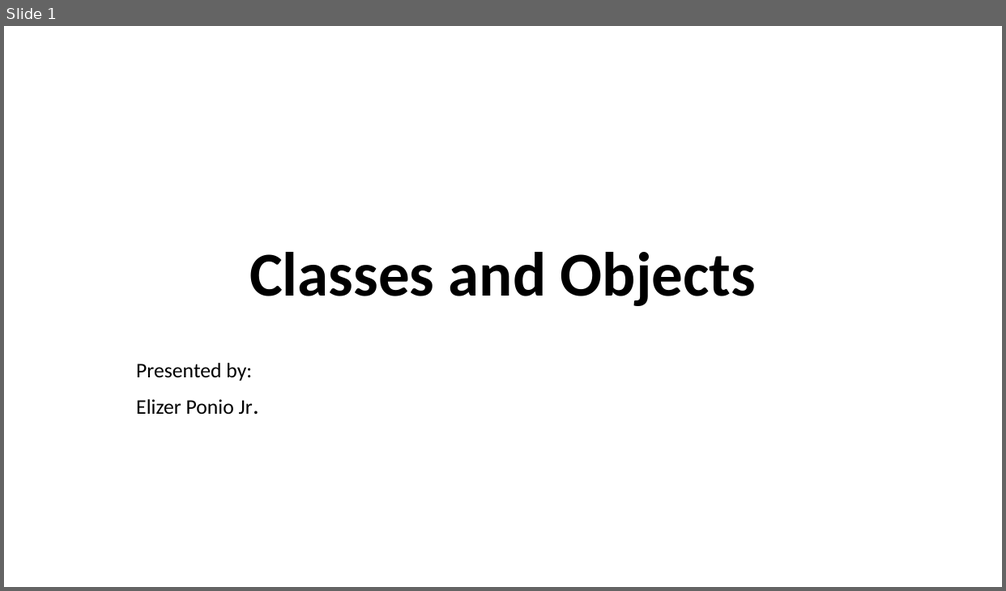
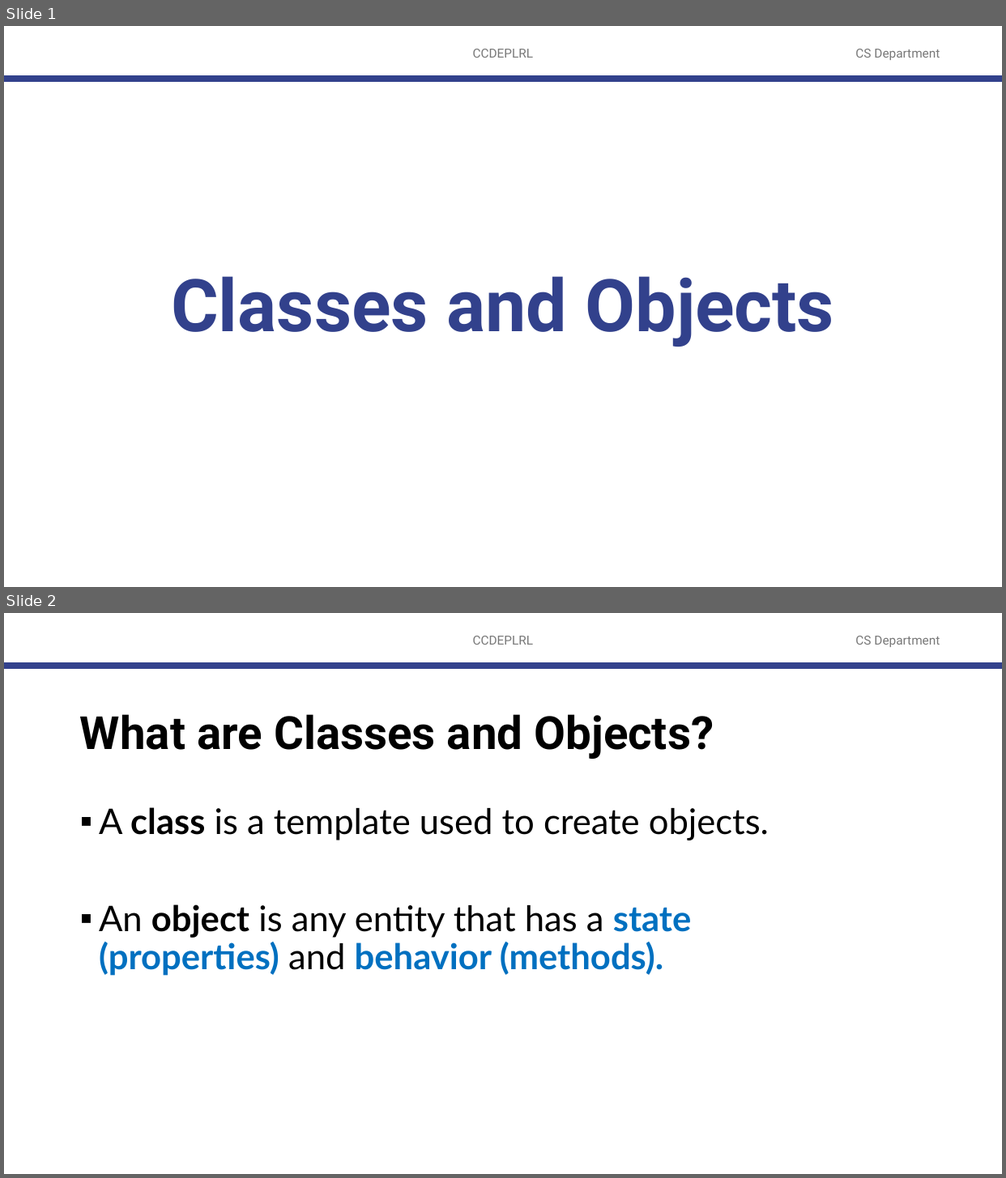
Before and after one commit to robitussin/CCOBJPGL, a slide deck: 1 - Fundamentals of Object Oriented Programming/classes_and_objects/Classes and Objects.pptx. Shown one above the other, each under a label of ours: slide 1 before the commit, slides 1 and 2 after it. The pictures are 1006x591 and 1006x1178 pixels, drawn with LibreOffice and Linux fonts; fonts in the diff are those of the drawing; background and template pictures are left out. Boxes give left, top, right and bottom in pixels: in the first picture for what was removed or moved away, otherwise in the second. Text is boxed around its words. In the diff, an @@ line names an element or a change of style, - is before the commit and + after.

```diff
--- a/1 - Fundamentals of Object Oriented Programming/classes_and_objects/Classes and Objects.pptx
+++ b/1 - Fundamentals of Object Oriented Programming/classes_and_objects/Classes and Objects.pptx
@@ slide 2 added at bbox=[4, 613, 1002, 1174], background #FFFFFF; not listed: 3 template elements that a slide beside it also shows @@
@@ title added at bbox=[80, 714, 714, 759], 44 pt, text #000000, bold @@
+What are Classes and Objects?
@@ text added at bbox=[99, 807, 769, 976], 34 pt, text #000000 @@
+▪ A class is a template used to create objects.
+▪ An object is any entity that has a state (properties) and behavior (methods).
@@ slide 1 changed as well @@
@@ text added at bbox=[473, 49, 534, 58], 12 pt, text #797979 @@
+CCDEPLRL
@@ text added at bbox=[855, 49, 940, 60], 12 pt, text #797979 @@
+CS Department
@@ line added from (4, 79) to (1002, 79), #32418C 6 pt @@
@@ title "Classes and Objects": place and size @@
-title "Classes and Objects" at bbox=[249, 252, 756, 306]
+title "Classes and Objects" at bbox=[171, 276, 835, 347]
@@ title "Classes and Objects" at bbox=[171, 276, 835, 347]: size 60 to 70 pt, font Calibri to Roboto, text colour #000000 to #32418C @@
@@ subtitle removed at bbox=[136, 363, 253, 414] @@
-Presented by:
-Elizer Ponio Jr.
```
Also in this commit, not shown: 5 other slides changed, 2 other files.
